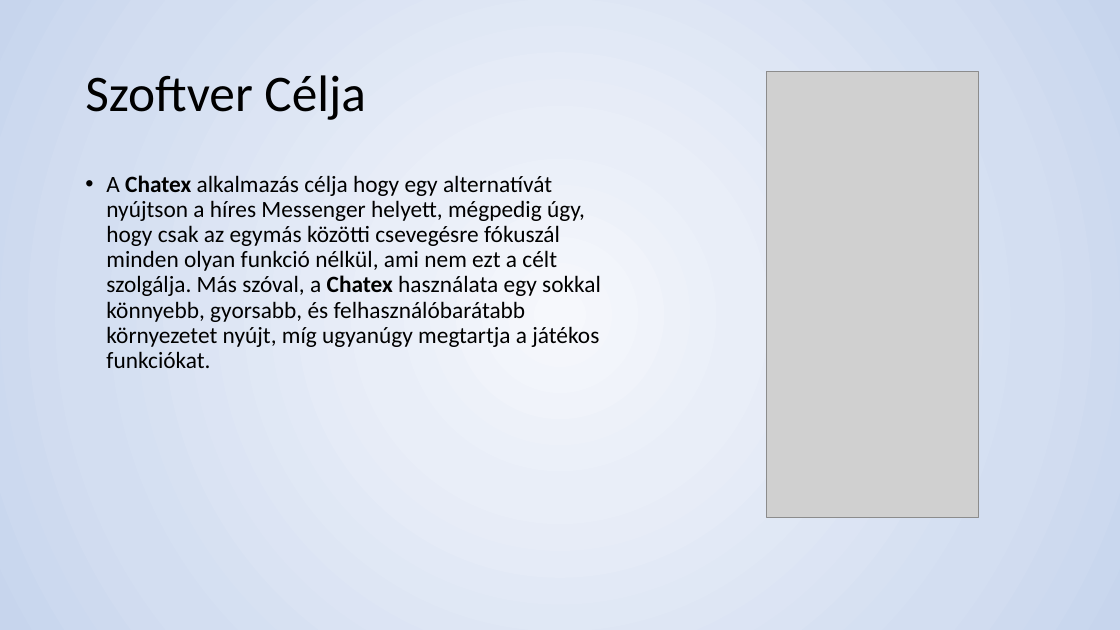
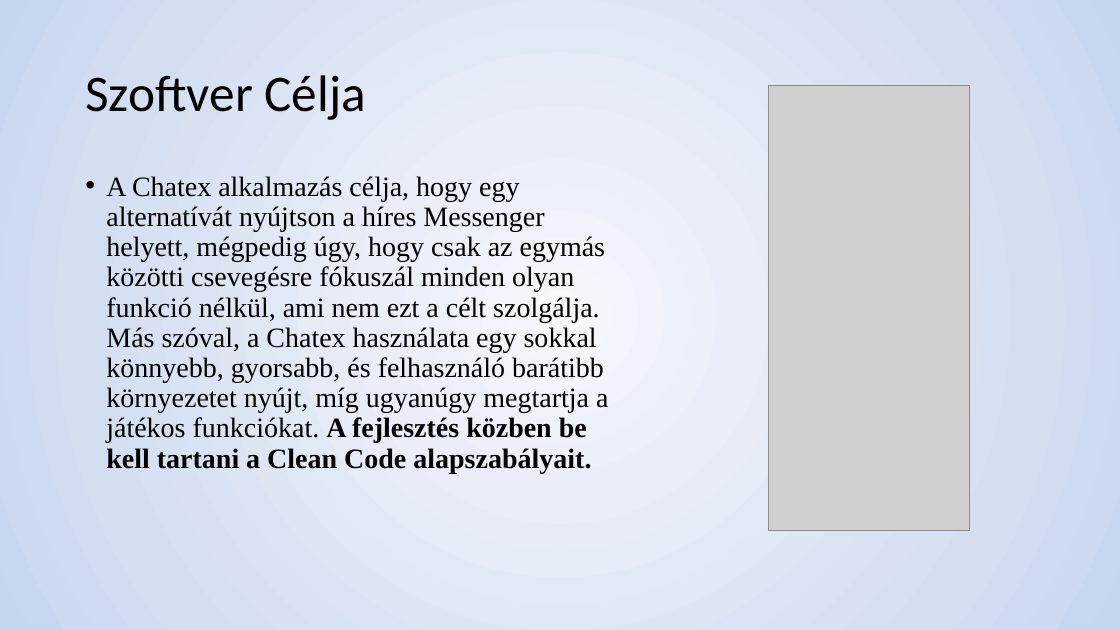
Before and after one commit to smolelevent/Messengeres-vizsgaremek, a slide deck: slide 2 of Chatex dokumentáció/presentation.pptx. Drawn at 1120x630 pixels with LibreOffice and Linux fonts; fonts in the diff are those of the drawing; grey boxes stand for pictures. Boxes give left, top, right and bottom in pixels: in the first picture for what was removed or moved away, otherwise in the second. Text is boxed around its words. In the diff, an @@ line names an element or a change of style, - is before the commit and + after.

```diff
--- a/Chatex dokumentáció/presentation.pptx
+++ b/Chatex dokumentáció/presentation.pptx
@@ picture: place and size @@
-picture at [766, 71, 978, 517]
+picture at [769, 85, 970, 530]
@@ text at [106, 176, 608, 473]: text changed; size 20 to 24 pt; font Calibri to Times New Roman @@
-• A Chatex alkalmazás célja hogy egy alternatívát nyújtson a híres Messenger helyett, mégpedig úgy, hogy csak az egymás közötti csevegésre fókuszál minden olyan funkció nélkül, ami nem ezt a célt szolgálja. Más szóval, a Chatex használata egy sokkal könnyebb, gyorsabb, és felhasználóbarátabb környezetet nyújt, míg ugyanúgy megtartja a játékos funkciókat.
+• A Chatex alkalmazás célja, hogy egy alternatívát nyújtson a híres Messenger helyett, mégpedig úgy, hogy csak az egymás közötti csevegésre fókuszál minden olyan funkció nélkül, ami nem ezt a célt szolgálja. Más szóval, a Chatex használata egy sokkal könnyebb, gyorsabb, és felhasználó barátibb környezetet nyújt, míg ugyanúgy megtartja a játékos funkciókat. A fejlesztés közben be kell tartani a Clean Code alapszabályait.
```
Also in this commit, not shown: 6 other slides changed, 4 slides added, 1 other file.
